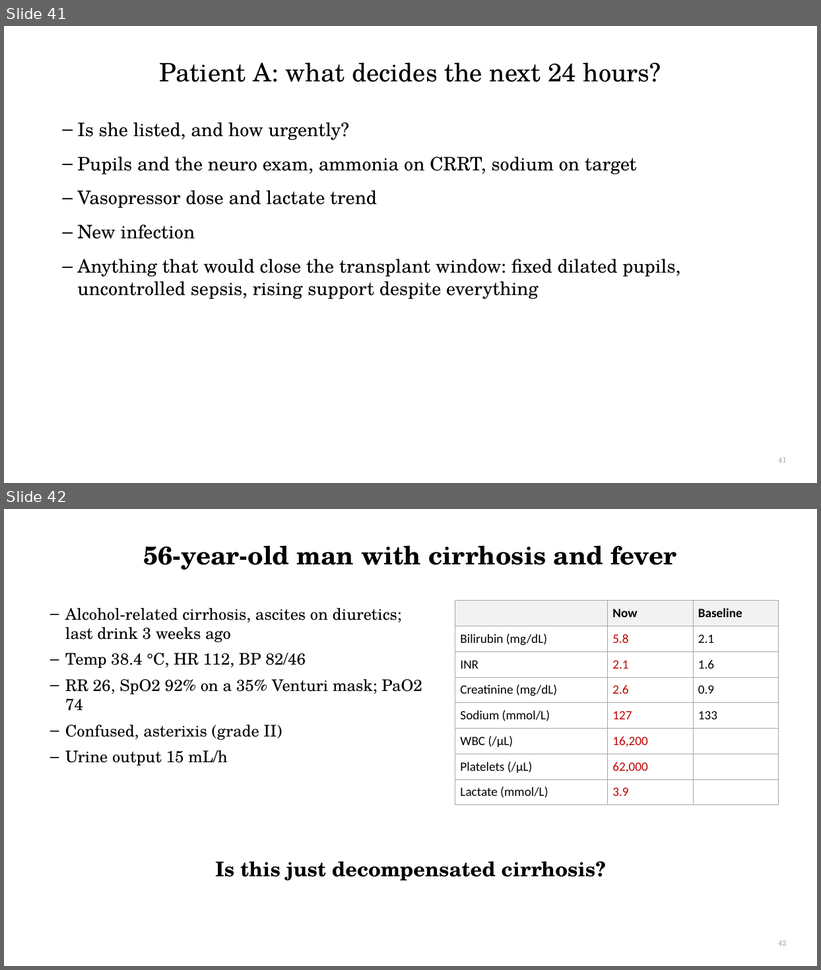
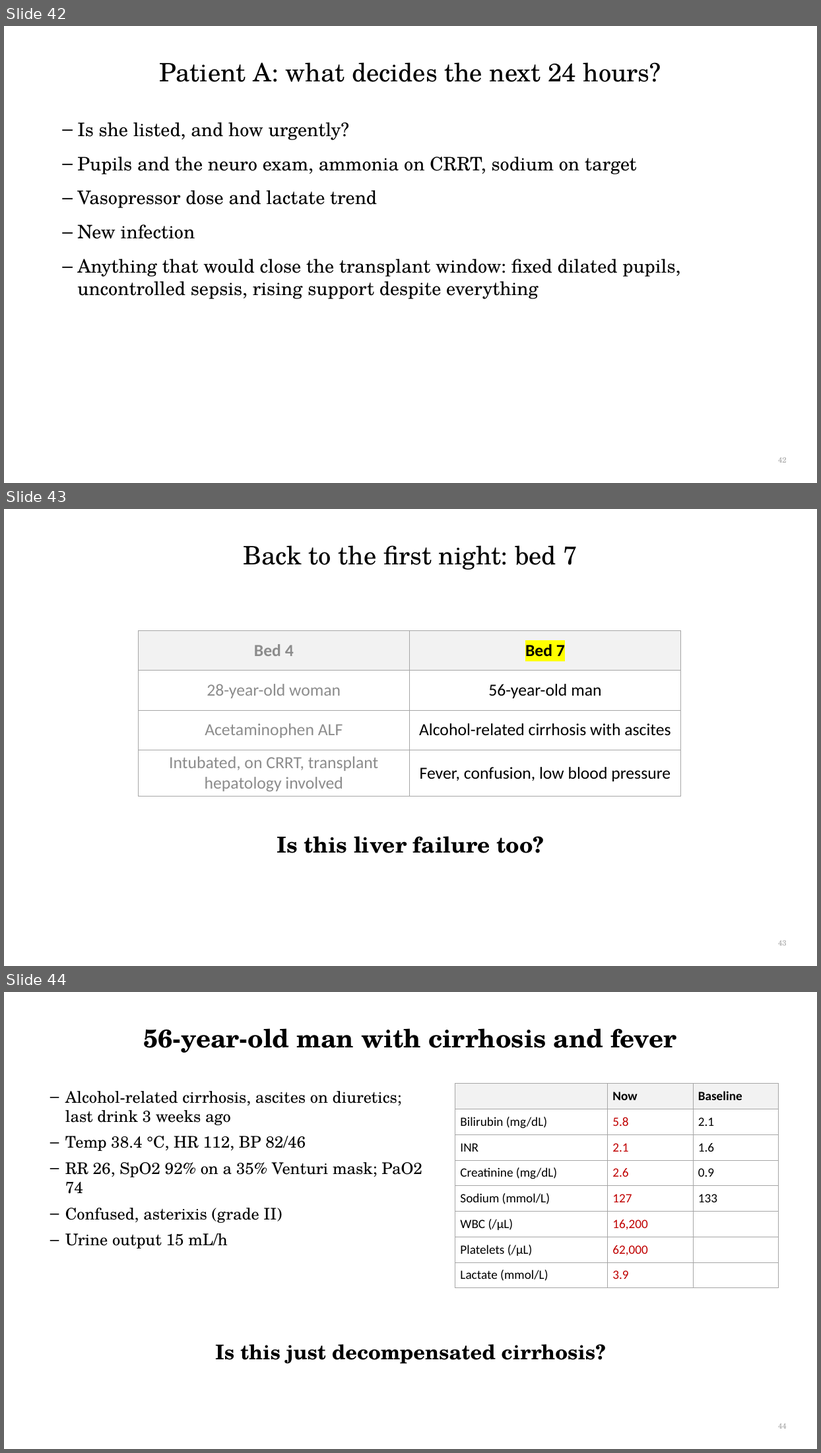
Before and after one commit to qaddodi/mohammad-almeqdadi-lectures, a slide deck: lectures/acute-liver-failure-aclf-in-icu/ALF and ACLF in the ICU.pptx. Shown one above the other, each under a label of ours: slides 41 and 42 before the commit, slides 42, 43 and 44 after it. The pictures are 821x970 and 821x1453 pixels, drawn with LibreOffice and Linux fonts; fonts in the diff are those of the drawing. Boxes give left, top, right and bottom in pixels: in the first picture for what was removed or moved away, otherwise in the second. Text is boxed around its words. In the diff, an @@ line names an element or a change of style, - is before the commit and + after.

```diff
--- a/lectures/acute-liver-failure-aclf-in-icu/ALF and ACLF in the ICU.pptx
+++ b/lectures/acute-liver-failure-aclf-in-icu/ALF and ACLF in the ICU.pptx
@@ slide 43 added at bbox=[4, 509, 817, 966], background #FFFFFF @@
@@ title added at bbox=[244, 545, 578, 570], 30 pt, text #000000 @@
+Back to the first night: bed 7
@@ table added at bbox=[138, 631, 681, 795], 4 rows, 2 columns @@
+Bed 4 | Bed 7
+28-year-old woman | 56-year-old man
+Acetaminophen ALF | Alcohol-related cirrhosis with ascites
+Intubated, on CRRT, transplant hepatology involved | Fever, confusion, low blood pressure
@@ text added at bbox=[277, 836, 544, 854], 26 pt, text #000000, bold @@
+Is this liver failure too?
@@ page number added at bbox=[778, 941, 787, 946], 9 pt, text #A6A6A6 @@
+43
@@ what was slide 41 is now slide 42 @@
@@ page number at bbox=[778, 458, 787, 463]: text changed @@
-41
+42
@@ what was slide 42 is now slide 44 @@
@@ page number at bbox=[778, 1424, 787, 1429]: text changed @@
-42
+44
```
Also in this commit, not shown: 9 slides changed, 1 other slide added, 2 other files.
